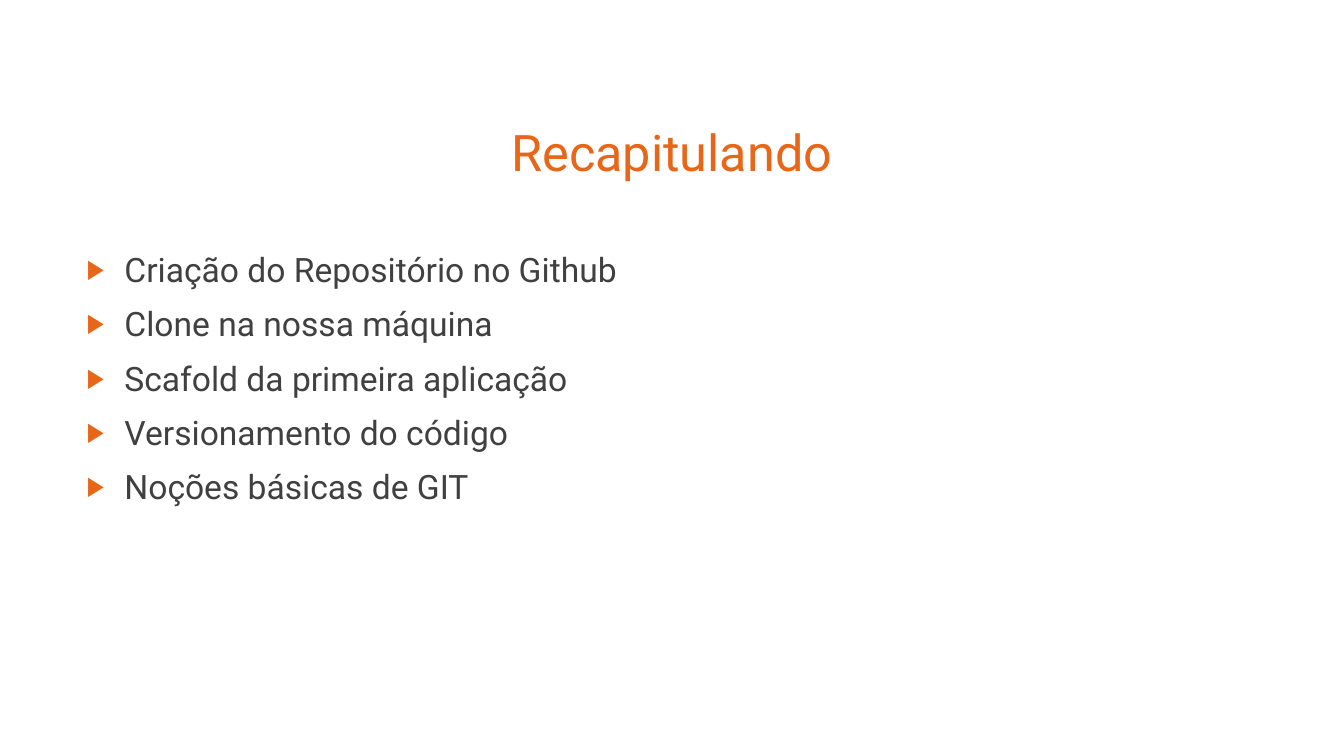
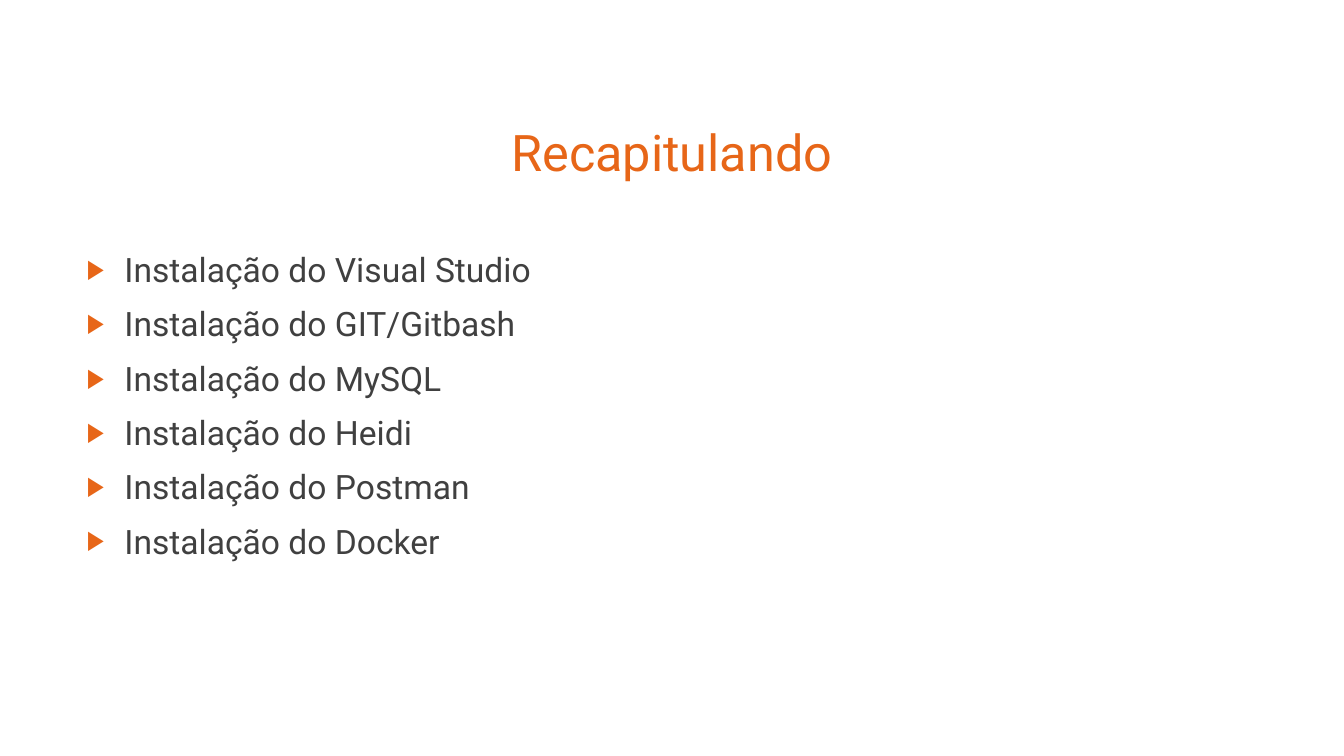
Before and after one commit to leandrocgsi/RestWithASP-NETUdemy, a slide deck: slide 8 of Documents/Building Modern RESTFul API's With ASP.NET Core - Architectural Overview.pptx (slide 12 before the commit). Drawn at 1344x756 pixels with LibreOffice and Linux fonts; fonts in the diff are those of the drawing. Boxes give left, top, right and bottom in pixels: in the first picture for what was removed or moved away, otherwise in the second. Text is boxed around its words. In the diff, an @@ line names an element or a change of style, - is before the commit and + after.

```diff
--- a/Documents/Building Modern RESTFul API's With ASP.NET Core - Architectural Overview.pptx
+++ b/Documents/Building Modern RESTFul API's With ASP.NET Core - Architectural Overview.pptx
@@ text at [124, 257, 531, 562]: text changed @@
-▶ Criação do Repositório no Github
-▶ Clone na nossa máquina
-▶ Scafold da primeira aplicação
-▶ Versionamento do código
-▶ Noções básicas de GIT
+▶ Instalação do Visual Studio
+▶ Instalação do GIT/Gitbash
+▶ Instalação do MySQL
+▶ Instalação do Heidi
+▶ Instalação do Postman
+▶ Instalação do Docker
```
Also in this commit, not shown: 1 other slide changed, 7 slides added.
